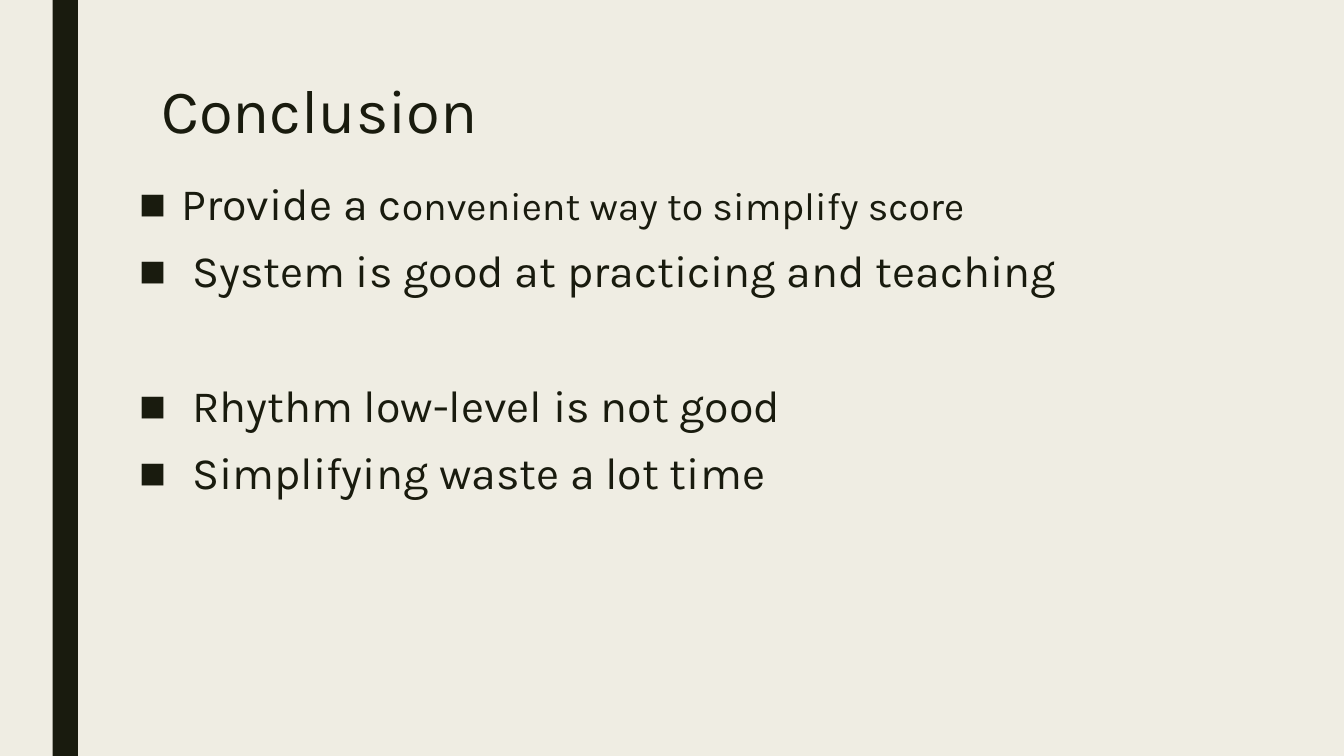
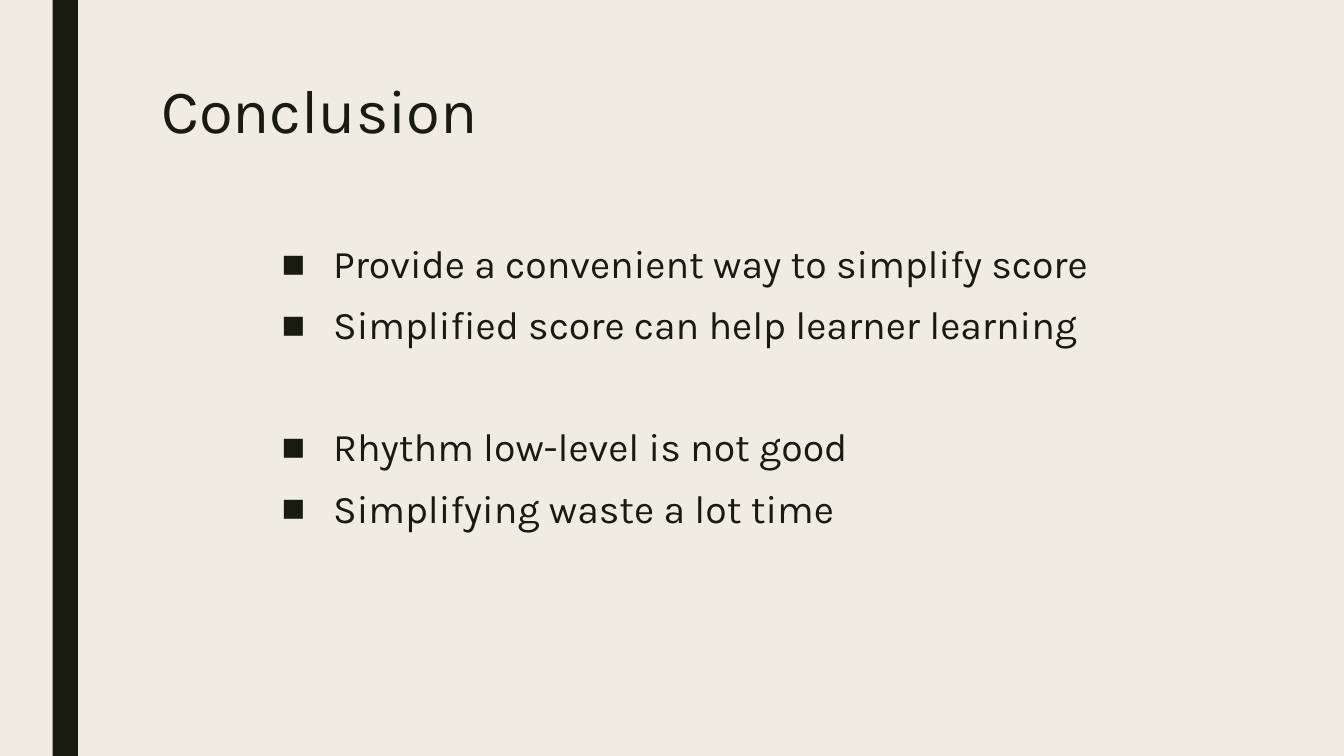
Before and after one commit to cindy820219/milsss, a slide deck: slide 28 of 口試0118.pptx. Drawn at 1344x756 pixels with LibreOffice and Linux fonts; fonts in the diff are those of the drawing. Boxes give left, top, right and bottom in pixels: in the first picture for what was removed or moved away, otherwise in the second. Text is boxed around its words. In the diff, an @@ line names an element or a change of style, - is before the commit and + after.

Commit message:
01/18 ppt & minor

```diff
--- a/口試0118.pptx
+++ b/口試0118.pptx
@@ text "Provide a convenient way to ...": place and size @@
-text "Provide a convenient way to ..." at (182,189,1056,500)
+text "Provide a convenient way to ..." at (333,251,1087,533)
@@ text at (333,251,1087,533): size 32 to 28 pt in "Provide a convenient", "Rhythm low-level is not good", "Simplifying waste a lot time" @@
@@ text at (333,312,1077,349): text changed; size 32 to 28 pt @@
-■ System is good at practicing and teaching
+■ Simplified score can help learner learning
```
Also in this commit, not shown: 7 other slides changed, 4 other files.
